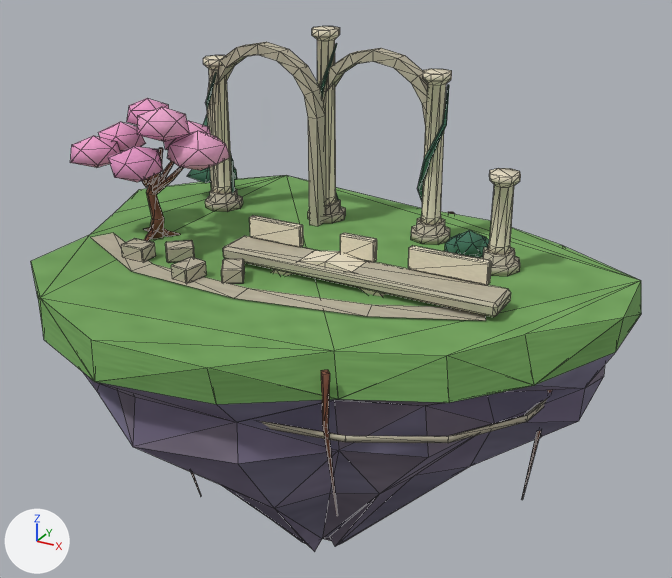
Two versions of the glTF model public/assets/models/environment/sky-ruins-balanced.glb, one commit apart.
Both versions are drawn from a 50 mm lens placed at (9.84, -16.58, 7.63), pointed at (0.62, 0.18, -0.76). Every picture has the same lights, and +X, +Y and +Z are marked at lower left. The older version comes first. Mesh edges are drawn as thin lines. Vertices at exactly the same position are counted once.

Before the edit, the objects in view are built like this:
```python
me_ruins_fractured_cliff_003 = bpy.data.meshes.new('ruins_fractured_cliff.003')
me_ruins_fractured_cliff_003.from_pydata(...)  # 1263 vertices, 2290 faces; spans x -6.69..6.95, y -5.73..5.09, z -7.02..4.56
# faces by material slot: [196, 52, 372, 748, 536, 246, 140]
me_ruins_fractured_cliff_003.materials.append(mat_lavender_layered_cliff)
me_ruins_fractured_cliff_003.materials.append(mat_meadow_and_moss)
me_ruins_fractured_cliff_003.materials.append(mat_warm_carved_timber)
me_ruins_fractured_cliff_003.materials.append(mat_carved_sandstone)
me_ruins_fractured_cliff_003.materials.append(mat_ivory_limestone)
me_ruins_fractured_cliff_003.materials.append(mat_deep_evergreen_foliage)
me_ruins_fractured_cliff_003.materials.append(mat_sakura_blossom_clusters)
ob_sky_ruins = bpy.data.objects.new('sky-ruins', me_ruins_fractured_cliff_003)
ob_sky_ruins.location = (0.0, 0.0, 0.0)
```
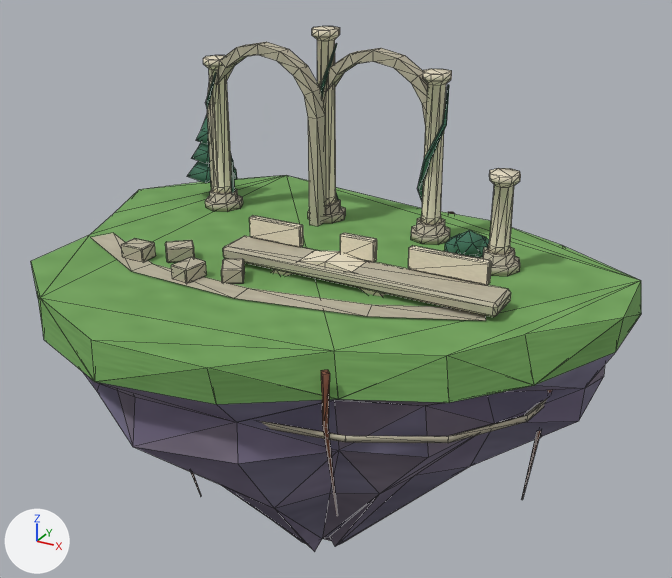
Changed parts and their boxes [x1, y1, x2, y2] in the pictures (672 x 578 px):
part 1 of me_ruins_fractured_cliff_003, deleted (pink): before [70, 98, 230, 241]

The change, as a list of edits to the scene's bpy script:
```text
Change me_ruins_fractured_cliff_003:
    used by ob_sky_ruins; location = (0.0, 0.0, 0.0)
    remove me_ruins_fractured_cliff_003.from_pydata(...)  # 1263 vertices, 2290 faces; spans x -6.69..6.95, y -5.73..5.09, z -7.02..4.56
    add me_ruins_fractured_cliff_003.from_pydata(...)  # 1075 vertices, 1974 faces; spans x -6.69..6.95, y -5.73..5.09, z -7.02..4.56
    me_ruins_fractured_cliff_003 part 1: 15 loose pieces with 188 vertices, spanning x -5.38..-1.83, y -2.32..0.69, z 0.03..3.17, are deleted
    remove me_ruins_fractured_cliff_003.materials.append(mat_sakura_blossom_clusters)
```
